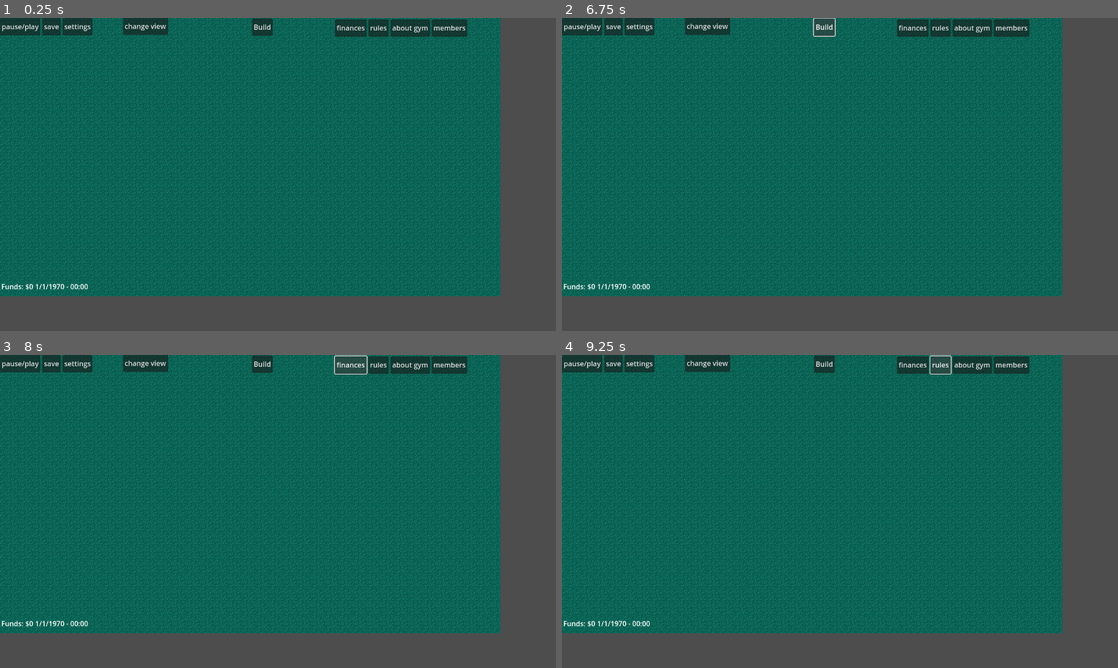
Above: before the commit, frames 1-4 (two rows, left to right).
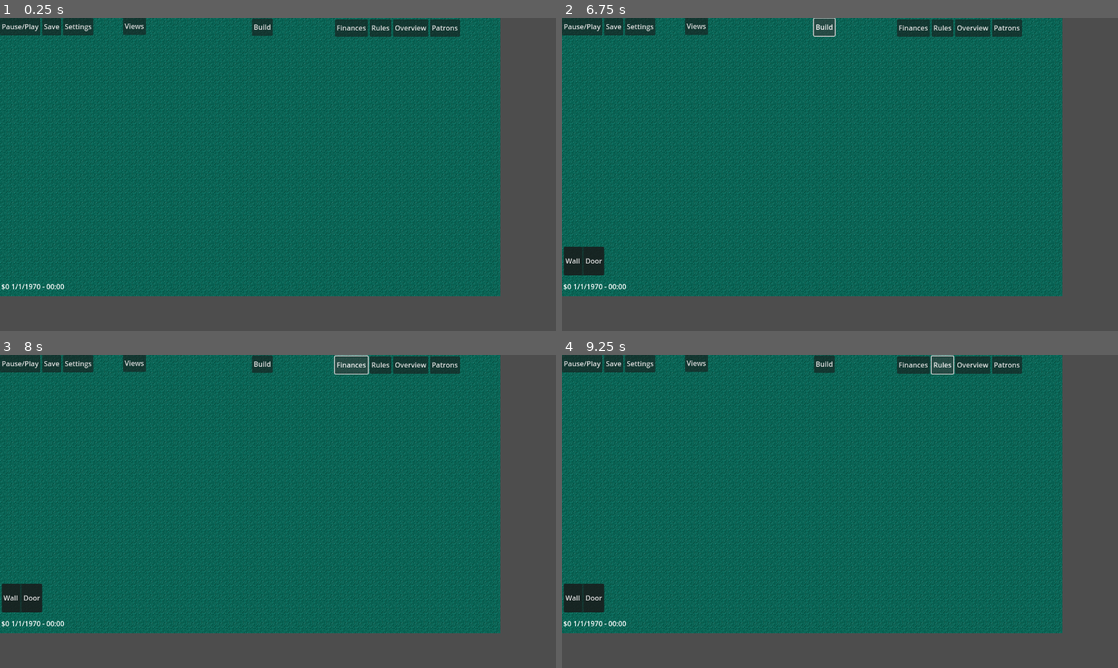
Above: after the commit, the same moments.

Repository: EFinish/studio7
Game: Godot game, scene res://node_2d.tscn
The game is run twice, just before and just after one commit, with the same random seed, the same clock (stepped at 60 frames per second) and the same inputs. The project has no main scene, so this scene is started directly.
Inputs (mouse positions are in pixels of both pictures, inside the frame that each line leads up to):
- Up to frame 1 (0.25 s): no input
- Up to frame 2 (6.75 s): click (584, 27) at 0.5 s, where only the run before the commit has a clickable "pause/play"; click (584, 27) at 1.25 s, where only the run after the commit has a clickable "Pause/Play"; click (612, 27) at 2 s, where only the run before the commit has a clickable "save"; click (612, 27) at 2.75 s, where only the run after the commit has a clickable "Save"; click (639, 27) at 3.5 s, where only the run before the commit has a clickable "settings"; click (639, 27) at 4.25 s, where only the run after the commit has a clickable "Settings"; click (706, 27) at 5 s, where only the run before the commit has a clickable "change view"; click (695, 27) at 5.75 s, where only the run after the commit has a clickable "Views"; click "Build" at 6.5 s
- Up to frame 3 (8 s): click (350, 364) at 7.25 s, where only the run before the commit has a clickable "finances"
- Up to frame 4 (9.25 s): click (912, 364) at 8 s, where only the run after the commit has a clickable "Finances"; click (940, 364) at 8.75 s, where only the run before the commit has a clickable "rules"

The runs differ from the first frame. In frame 1, 1.0% of the frame differs, in the area x 0-85%, y 0-87%; in frame 2, 1.6%; in frame 3, 1.6%; in frame 4, 1.6%.

Commit message:
open build options menu

Diff:
--- a/node_2d.tscn
+++ b/node_2d.tscn
@@ -1,6 +1,7 @@
-[gd_scene load_steps=4 format=4 uid="uid://ds3fjdtmgm2li"]
+[gd_scene load_steps=5 format=4 uid="uid://ds3fjdtmgm2li"]
 
 [ext_resource type="Texture2D" uid="uid://cuyc2qwrr00y0" path="res://3dgreen.png" id="1_fu5db"]
+[ext_resource type="Script" path="res://ui_control.gd" id="2_dq0vi"]
 
 [sub_resource type="TileSetAtlasSource" id="TileSetAtlasSource_i0v2p"]
 texture = ExtResource("1_fu5db")
@@ -30,90 +31,114 @@
 tile_map_data = PackedByteArray("AAACAAAAAAAAAAAAAAACAAEAAAAAAAAAAAACAAIAAAAAAAAAAAABAAIAAAAAAAAAAAAAAAIAAAAAAAAAAAAAAA …(11520 unchanged characters)…
 tile_set = SubResource("TileSet_5qu4p")
 
-[node name="Control" type="Control" parent="."]
+[node name="UI Control" type="Control" parent="."]
 layout_mode = 3
 anchors_preset = 15
 anchor_right = 1.0
 anchor_bottom = 1.0
 grow_horizontal = 2
 grow_vertical = 2
+script = ExtResource("2_dq0vi")
 
-[node name="HBoxContainer" type="HBoxContainer" parent="Control"]
+[node name="metaContainer" type="HBoxContainer" parent="UI Control"]
 layout_mode = 0
 offset_right = 252.0
 offset_bottom = 40.0
 
-[node name="pause_play" type="Button" parent="Control/HBoxContainer"]
+[node name="pausePlayButton" type="Button" parent="UI Control/metaContainer"]
 layout_mode = 2
-text = "pause/play
-"
+text = "Pause/Play"
 
-[node name="save" type="Button" parent="Control/HBoxContainer"]
+[node name="saveButton" type="Button" parent="UI Control/metaContainer"]
 layout_mode = 2
-text = "save"
+text = "Save"
 
-[node name="settings" type="Button" parent="Control/HBoxContainer"]
+[node name="settingsButton" type="Button" parent="UI Control/metaContainer"]
 layout_mode = 2
-text = "settings"
+text = "Settings"
 
-[node name="HBoxContainer2" type="HBoxContainer" parent="Control"]
+[node name="viewsContainer" type="HBoxContainer" parent="UI Control"]
 layout_mode = 0
 offset_left = 283.0
 offset_top = -1.0
 offset_right = 387.0
 offset_bottom = 39.0
 
-[node name="change view" type="Button" parent="Control/HBoxContainer2"]
+[node name="changeViewButton" type="Button" parent="UI Control/viewsContainer"]
 layout_mode = 2
-text = "change view"
+text = "Views"
 
-[node name="HBoxContainer3" type="HBoxContainer" parent="Control"]
+[node name="fundsAndTimeContainer" type="HBoxContainer" parent="UI Control"]
 layout_mode = 0
 offset_left = 3.0
 offset_top = 598.0
 offset_right = 203.0
 offset_bottom = 638.0
 
-[node name="funds" type="Label" parent="Control/HBoxContainer3"]
+[node name="fundsLabel" type="Label" parent="UI Control/fundsAndTimeContainer"]
 layout_mode = 2
-text = "Funds: $0
+text = "$0
 "
 
-[node name="datetime" type="Label" parent="Control/HBoxContainer3"]
+[node name="datetimeLabel" type="Label" parent="UI Control/fundsAndTimeContainer"]
 layout_mode = 2
 text = "1/1/1970 - 00:00
 "
 
-[node name="HBoxContainer4" type="HBoxContainer" parent="Control"]
+[node name="actionButtonsContainer" type="HBoxContainer" parent="UI Control"]
 layout_mode = 0
 offset_left = 580.0
 offset_top = 1.0
 offset_right = 628.0
 offset_bottom = 41.0
 
-[node name="build" type="Button" parent="Control/HBoxContainer4"]
+[node name="buildButton" type="Button" parent="UI Control/actionButtonsContainer"]
 layout_mode = 2
 text = "Build"
 
-[node name="HBoxContainer5" type="HBoxContainer" parent="Control"]
+[node name="infoButtonsContainer" type="HBoxContainer" parent="UI Control"]
 layout_mode = 0
 offset_left = 771.0
 offset_top = 3.0
 offset_right = 1076.0
 offset_bottom = 43.0
 
-[node name="finances" type="Button" parent="Control/HBoxContainer5"]
+[node name="financesInfoButton" type="Button" parent="UI Control/infoButtonsContainer"]
 layout_mode = 2
-text = "finances"
+text = "Finances"
 
-[node name="rules" type="Button" parent="Control/HBoxContainer5"]
+[node name="rulesInfoButton" type="Button" parent="UI Control/infoButtonsContainer"]
 layout_mode = 2
-text = "rules"
+text = "Rules"
 
-[node name="about gym" type="Button" parent="Control/HBoxContainer5"]
+[node name="overviewInfoButton" type="Button" parent="UI Control/infoButtonsContainer"]
 layout_mode = 2
-text = "about gym"
+text = "Overview"
 
-[node name="members" type="Button" parent="Control/HBoxContainer5"]
+[node name="patronsInfoButton" type="Button" parent="UI Control/infoButtonsContainer"]
 layout_mode = 2
-text = "members"
+text = "Patrons"
+
+[node name="BuildPanelContainer" type="PanelContainer" parent="UI Control"]
+visible = false
+layout_mode = 1
+anchors_preset = -1
+anchor_right = 1.0
+anchor_bottom = 1.0
+offset_left = 6.0
+offset_top = 526.0
+offset_right = 95.0
+offset_bottom = 592.0
+grow_horizontal = 2
+grow_vertical = 2
+
+[node name="BuildOptionsContainer" type="HBoxContainer" parent="UI Control/BuildPanelContainer"]
+layout_mode = 2
+
+[node name="wallButton" type="Button" parent="UI Control/BuildPanelContainer/BuildOptionsContainer"]
+layout_mode = 2
+text = "Wall"
+
+[node name="doorButton" type="Button" parent="UI Control/BuildPanelContainer/BuildOptionsContainer"]
+layout_mode = 2
+text = "Door"
--- /dev/null
+++ b/ui_control.gd
@@ -0,0 +1,32 @@
+extends Control
+
+@onready var buildMenu = $BuildPanelContainer
+@onready var buildActionButton = $actionButtonsContainer/buildButton
+@onready var buildOptionsWallButton = $BuildPanelContainer/BuildOptionsContainer/wallButton
+@onready var buildOptionsDoorButton = $BuildPanelContainer/BuildOptionsContainer/doorButton
+
+# Called when the node enters the scene tree for the first time.
+func _ready() -> void:
+	buildActionButton.pressed.connect(onBuildActionButtonPressed)
+	buildOptionsWallButton.pressed.connect(onWallButtonPressed)
+	buildOptionsDoorButton.pressed.connect(onDoorButtonPressed)
+	pass # Replace with function body.
+
+
+# Called every frame. 'delta' is the elapsed time since the previous frame.
+func _process(delta: float) -> void:
+	pass
+
+
+func onBuildActionButtonPressed():
+	buildMenu.visible = not buildMenu.visible  # Toggle menu visibility
+
+func onWallButtonPressed():
+	# Logic for selecting the 'Wall' build option
+	buildMenu.visible = false
+	print("Wall build option selected")
+
+func onDoorButtonPressed():
+	# Logic for selecting the 'Door' build option
+	buildMenu.visible = false
+	print("Door build option selected")
